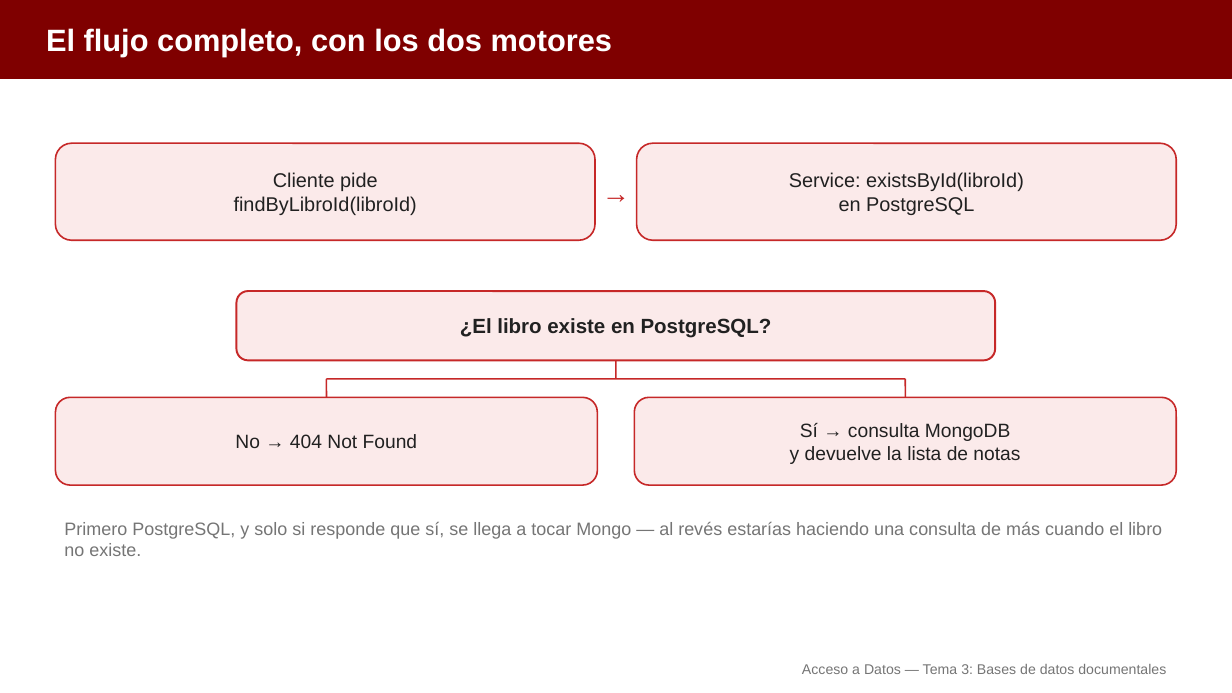
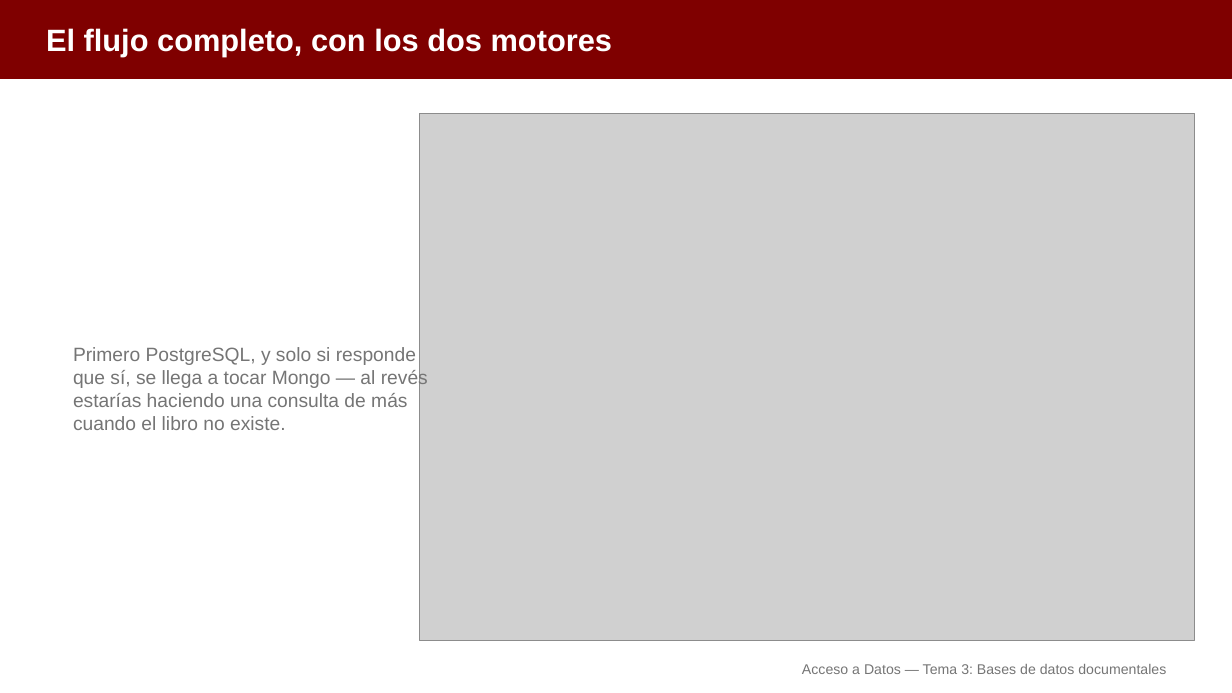
Before and after one commit to aitorventura/acceso-a-datos, a slide deck: slide 20 of tema3/diapositivas/conexion-mongodb.pptx. Drawn at 1232x693 pixels with LibreOffice and Linux fonts; fonts in the diff are those of the drawing; grey boxes stand for pictures. Boxes give left, top, right and bottom in pixels: in the first picture for what was removed or moved away, otherwise in the second. Text is boxed around its words. In the diff, an @@ line names an element or a change of style, - is before the commit and + after.

```diff
--- a/tema3/diapositivas/conexion-mongodb.pptx
+++ b/tema3/diapositivas/conexion-mongodb.pptx
@@ picture added at <box>420,114,1195,640</box> @@
@@ rounded rectangle removed at <box>55,143,595,240</box> @@
@@ text removed at <box>591,143,641,240</box> @@
-→
@@ rounded rectangle removed at <box>637,143,1177,240</box> @@
@@ text removed at <box>234,172,417,215</box> @@
-Cliente pide
-findByLibroId(libroId)
@@ text removed at <box>789,172,1024,215</box> @@
-Service: existsById(libroId)
-en PostgreSQL
@@ rounded rectangle removed at <box>237,291,995,360</box> @@
@@ text removed at <box>460,318,772,338</box> @@
-¿El libro existe en PostgreSQL?
@@ text "Primero PostgreSQL, y solo si ...": place and size @@
-text "Primero PostgreSQL, y solo si ..." at <box>64,522,1162,556</box>
+text "Primero PostgreSQL, y solo si ..." at <box>73,347,428,430</box>
@@ text "Primero PostgreSQL, y solo si ..." at <box>73,347,428,430</box>: size 14 to 15 pt @@
@@ line removed from (326, 379) to (326, 397) @@
@@ line removed from (326, 379) to (906, 379) @@
@@ line removed from (616, 360) to (616, 379) @@
@@ line removed from (906, 379) to (906, 397) @@
@@ rounded rectangle removed at <box>55,397,598,485</box> @@
@@ rounded rectangle removed at <box>635,397,1177,485</box> @@
@@ text removed at <box>235,434,418,448</box> @@
-No → 404 Not Found
@@ text removed at <box>790,423,1020,464</box> @@
-Sí → consulta MongoDB
-y devuelve la lista de notas
```
Also in this commit, not shown: 26 other slides changed, 15 other files.
